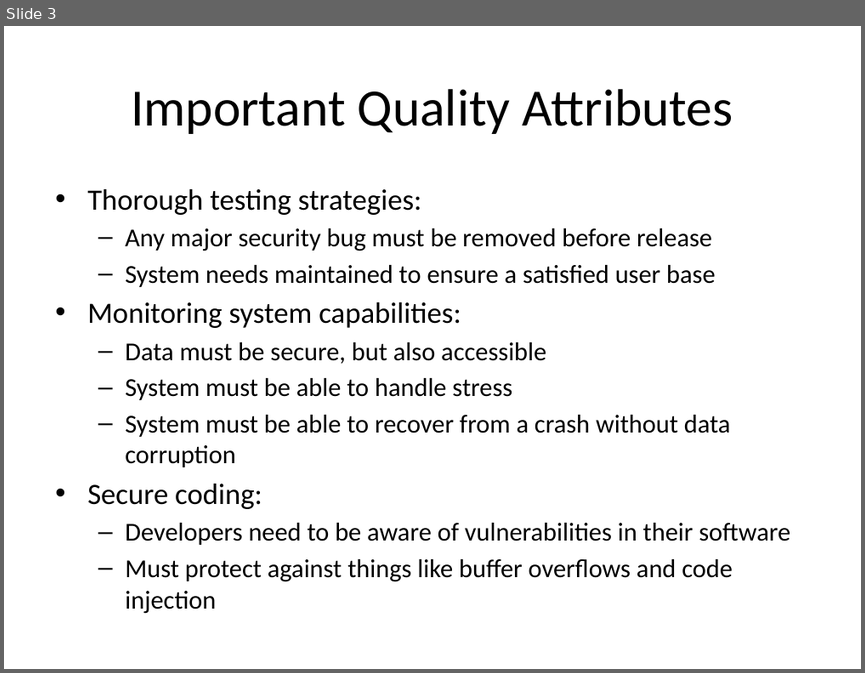
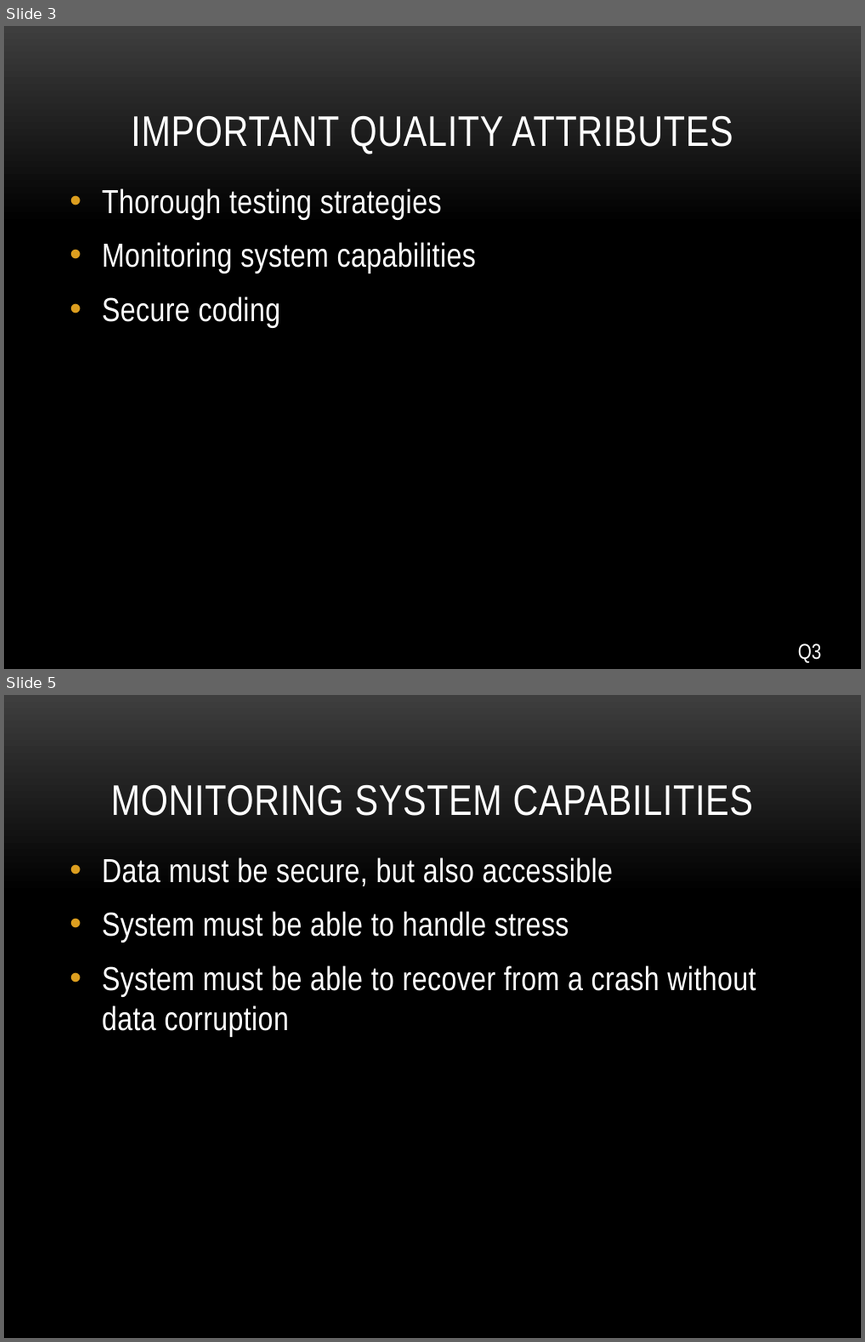
Before and after one commit to petitJAM/Nutrition-App, a slide deck: Milestones and Domain Track/Cyber Security.pptx. Shown one above the other, each under a label of ours: slide 3 before the commit, slides 3 and 5 after it; the slides between them are not shown. The pictures are 865x673 and 865x1342 pixels, drawn with LibreOffice and Linux fonts; fonts in the diff are those of the drawing; background and template pictures are left out. Boxes give left, top, right and bottom in pixels: in the first picture for what was removed or moved away, otherwise in the second. Text is boxed around its words. In the diff, an @@ line names an element or a change of style, - is before the commit and + after.

```diff
--- a/Milestones and Domain Track/Cyber Security.pptx
+++ b/Milestones and Domain Track/Cyber Security.pptx
@@ slide 5 added at (4, 695, 861, 1338), background picture (left out) @@
@@ title added at (111, 784, 753, 816), 36 pt, text #FFFFFF @@
+MONITORING SYSTEM CAPABILITIES
@@ text added at (102, 857, 755, 1036), 28 pt, text #FFFFFF @@
+• Data must be secure, but also accessible
+• System must be able to handle stress
+• System must be able to recover from a crash without data corruption
@@ slide 3 changed as well @@
@@ background #FFFFFF to picture (left out) @@
@@ title "IMPORTANT QUALITY ATTRIBUTES" at (131, 115, 732, 154): vertical alignment middle to bottom @@
@@ title at (131, 115, 732, 154): text changed; size 44 to 36 pt; font Calibri to Arial Narrow; text colour #000000 to #FFFFFF @@
-Important Quality Attributes
+IMPORTANT QUALITY ATTRIBUTES
@@ text at (102, 188, 476, 327): text changed; size 21.7 to 28 pt; font Calibri to Arial Narrow; text colour #000000 to #FFFFFF @@
-• Thorough testing strategies:
-  – Any major security bug must be removed before release
-  – System needs maintained to ensure a satisfied user base
-• Monitoring system capabilities:
-  – Data must be secure, but also accessible
-  – System must be able to handle stress
-  – System must be able to recover from a crash without data corruption
-• Secure coding:
-  – Developers need to be aware of vulnerabilities in their software
-  – Must protect against things like buffer overflows and code injection
+• Thorough testing strategies
+• Monitoring system capabilities
+• Secure coding
@@ text added at (798, 643, 822, 663), 18 pt, text #FFFFFF @@
+Q3
```
Also in this commit, not shown: 8 other slides changed, 10 other slides added, 1 slide removed, 3 other files.
